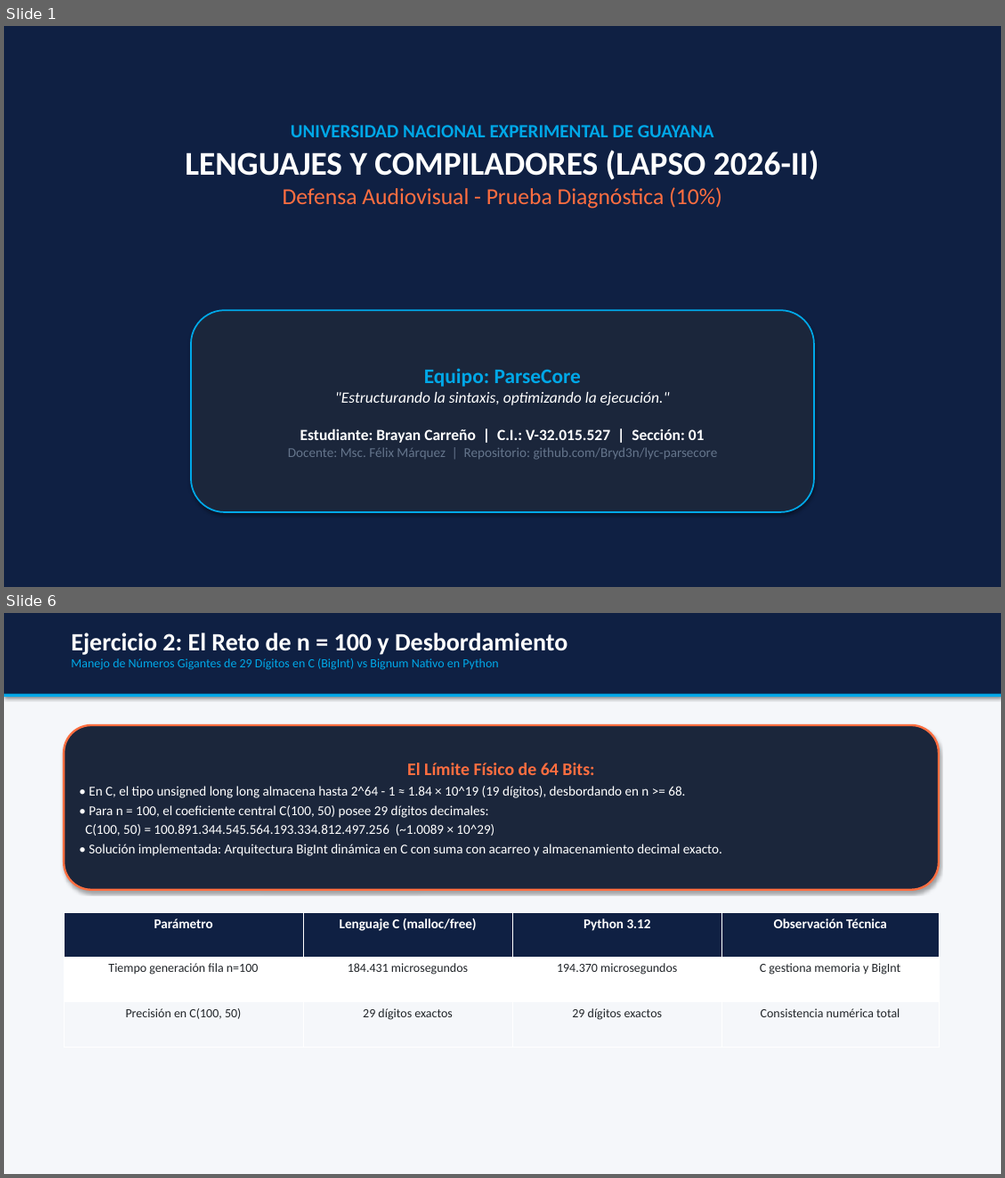
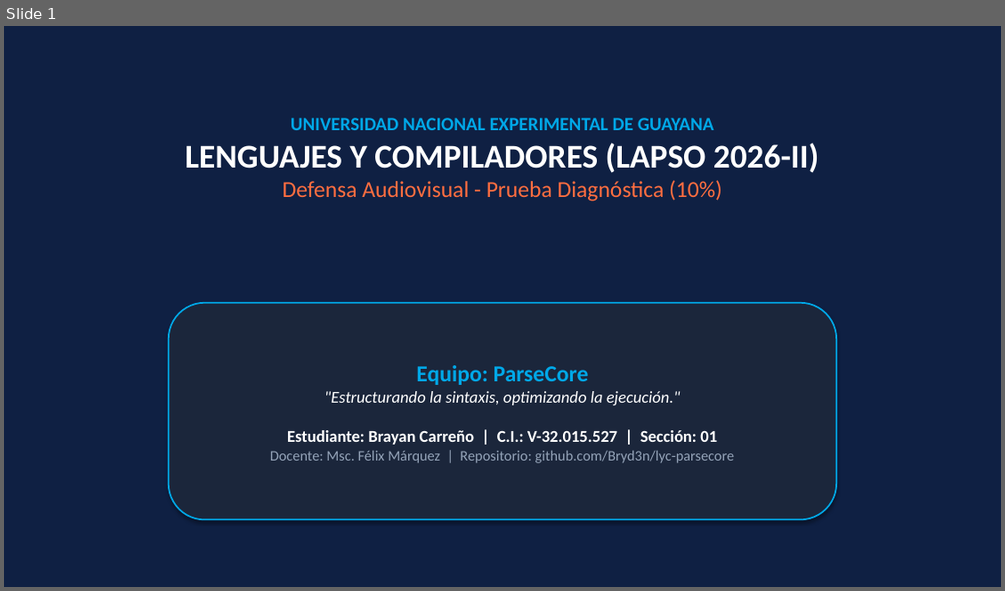
Before and after one commit to Bryd3n/lyc-parsecore, a slide deck: PRUEBA DIAGNOSTICA/Brayan_Carreno/Presentacion_Defensa_Prueba_Diagnostica_ParseCore.pptx. Shown one above the other, each under a label of ours: slides 1 and 6 before the commit, slide 1 after it; the slides between them are not shown. The pictures are 1005x1178 and 1005x591 pixels, drawn with LibreOffice and Linux fonts; fonts in the diff are those of the drawing. Boxes give left, top, right and bottom in pixels: in the first picture for what was removed or moved away, otherwise in the second. Text is boxed around its words. In the diff, an @@ line names an element or a change of style, - is before the commit and + after.

```diff
--- a/PRUEBA DIAGNOSTICA/Brayan_Carreno/Presentacion_Defensa_Prueba_Diagnostica_ParseCore.pptx
+++ b/PRUEBA DIAGNOSTICA/Brayan_Carreno/Presentacion_Defensa_Prueba_Diagnostica_ParseCore.pptx
@@ slide 6 removed at (4,613,1001,1174), background #FFFFFF @@
@@ rectangle removed at (4,613,1001,1174) @@
@@ rectangle removed at (4,613,1001,695) @@
@@ text removed at (71,633,567,670) @@
-Ejercicio 2: El Reto de n = 100 y Desbordamiento
-Manejo de Números Gigantes de 29 Dígitos en C (BigInt) vs Bignum Nativo en Python
@@ rectangle removed at (4,694,1001,697) @@
@@ rounded rectangle removed at (64,725,938,890) @@
-El Límite Físico de 64 Bits:
-• En C, el tipo unsigned long long almacena hasta 2^64 - 1 ≈ 1.84 × 10^19 (19 dígitos), desbordando en n >= 68.
-• Para n = 100, el coeficiente central C(100, 50) posee 29 dígitos decimales:
-C(100, 50) = 100.891.344.545.564.193.334.812.497.256 (~1.0089 × 10^29)
-• Solución implementada: Arquitectura BigInt dinámica en C con suma con acarreo y almacenamiento decimal exacto.
@@ table removed at (64,912,938,1046), 3 rows, 4 columns @@
-Parámetro | Lenguaje C (malloc/free) | Python 3.12 | Observación Técnica
-Tiempo generación fila n=100 | 184.431 microsegundos | 194.370 microsegundos | C gestiona memoria y BigInt
-Precisión en C(100, 50) | 29 dígitos exactos | 29 dígitos exactos | Consistencia numérica total
@@ slide 1 changed as well @@
@@ text "UNIVERSIDAD NACIONAL EXPERIMENTAL DE GUAYANA": place and size @@
-text "UNIVERSIDAD NACIONAL EXPERIMENTAL DE GUAYANA" at (185,125,819,208)
+text "UNIVERSIDAD NACIONAL EXPERIMENTAL DE GUAYANA" at (185,118,819,201)
@@ rounded rectangle "Equipo: ParseCore": place and size @@
-rounded rectangle "Equipo: ParseCore" at (191,310,814,512)
+rounded rectangle "Equipo: ParseCore" at (169,303,836,520)
@@ rounded rectangle "Equipo: ParseCore" at (169,303,836,520): size 20 to 22 pt in "Equipo: ParseCore"; size 15 to 16 pt in ""Estructurando la sintaxis, optimizando la ejecución."", "Estudiante: Brayan Carreño | C.I.: V-32.015.527 | ..."; size 13 to 14 pt, text colour #64748B to #94A3B8 in "Docente: Msc. Félix Márquez | Repositorio: github.com/Bryd3n ..." @@
```
Also in this commit, not shown: 1 other slide changed, 6 other slides removed, 2 other files.
